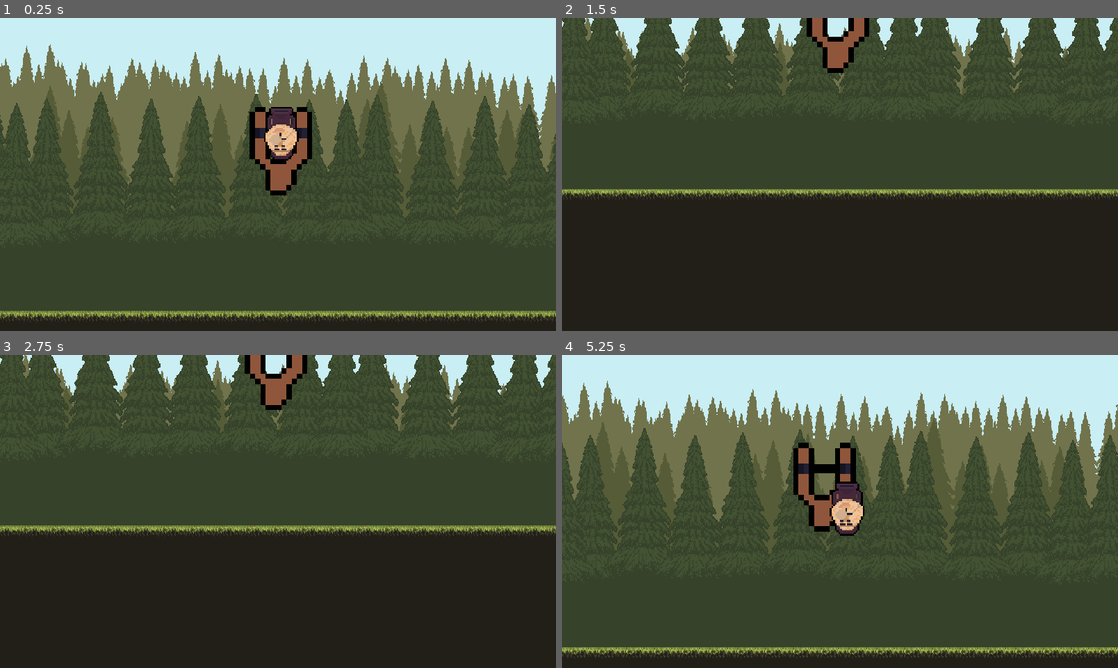
Above: before the commit, frames 1-4 (two rows, left to right).
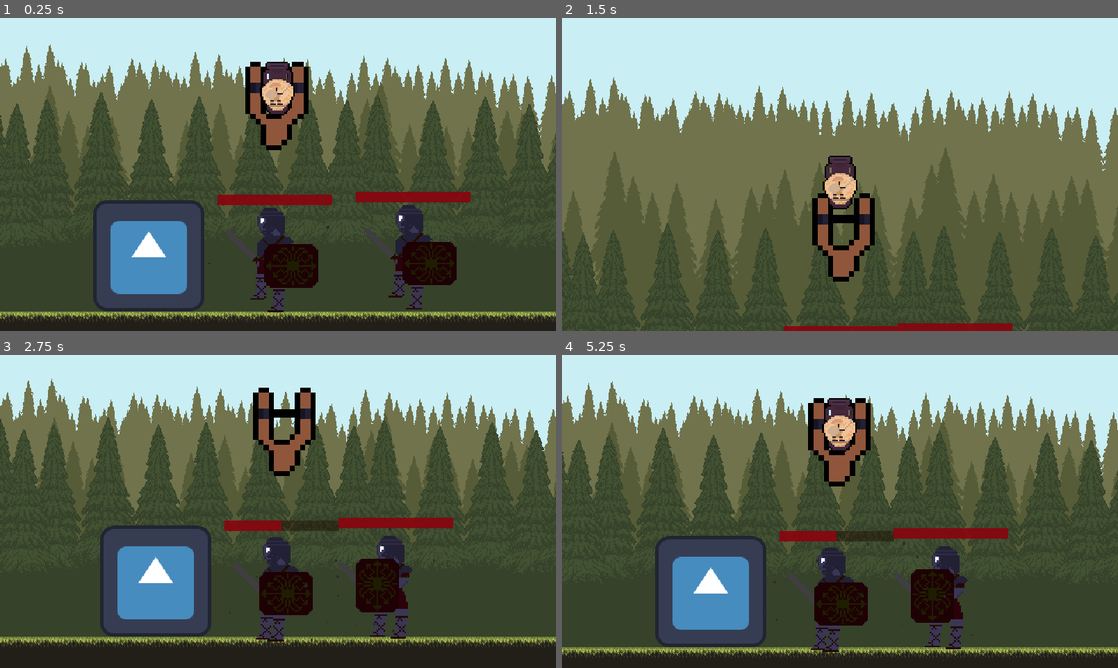
Above: after the commit, the same moments.

Repository: KasperKen/Assault-on-Archimedes
Game: Godot game, scene res://game.tscn
Two runs of this game, one before a commit and one after it. Both use one fixed random seed, a clock stepped at 60 frames per second and the inputs below. The engine's default icon, where the game draws it, is replaced by a stand-in: a white triangle on a blue panel in a dark square.
Inputs (mouse positions are in pixels of both pictures, inside the frame that each line leads up to):
- Up to frame 1 (0.25 s): no input
- Up to frame 2 (1.5 s): move the mouse to (840, 152) at 0.52 s; click (840, 152) at 0.6 s; move the mouse to (728, 190) at 1.27 s; click (728, 190) at 1.35 s
- Up to frame 3 (2.75 s): move the mouse to (333, 442) at 2.02 s; click (333, 442) at 2.1 s
- Up to frame 4 (5.25 s): tap Enter at 2.75 s; move the mouse to (812, 574) at 2.77 s; click (812, 574) at 2.85 s; move the mouse to (1006, 558) at 3.52 s; click (1006, 558) at 3.6 s; move the mouse to (673, 464) at 4.27 s; click (673, 464) at 4.35 s; move the mouse to (867, 511) at 5.02 s; click (867, 511) at 5.1 s

The runs differ from the first frame. In frame 1, 18% of the frame differs, in the area x 0-100%, y 14-98%; in frame 2, 96%, in the area x 0-100%, y 0-100%; in frame 3, 69%; in frame 4, 33%.

Commit message:
Added states to enemy soldiers

Diff:
--- a/game.tscn
+++ b/game.tscn
@@ -1,8 +1,12 @@
-[gd_scene load_steps=4 format=3 uid="uid://ce05yvtrl8myt"]
+[gd_scene load_steps=6 format=3 uid="uid://ce05yvtrl8myt"]
 
 [ext_resource type="PackedScene" uid="uid://mq3j3jq5yyom" path="res://scenes/maps/level1.tscn" id="1_q8p1b"]
 [ext_resource type="PackedScene" uid="uid://ye8htlc6tagg" path="res://scenes/roman_shadow/roman_shadow.tscn" id="4_tr8ev"]
+[ext_resource type="Texture2D" uid="uid://tflonxydx6cg" path="res://assets/icon.svg" id="4_wlnkl"]
 [ext_resource type="AudioStream" uid="uid://cnvikwbpbb5bd" path="res://assets/music/The_Warrior_Mage.wav" id="9_32orb"]
+
+[sub_resource type="RectangleShape2D" id="RectangleShape2D_v056o"]
+size = Vector2(111, 127.5)
 
 [node name="Game" type="Node2D"]
 
@@ -15,3 +19,19 @@
 
 [node name="AudioStreamPlayer" type="AudioStreamPlayer" parent="Level"]
 stream = ExtResource("9_32orb")
+
+[node name="CharacterBody2D" type="CharacterBody2D" parent="." groups=["Player"]]
+
+[node name="Icon" type="Sprite2D" parent="CharacterBody2D"]
+position = Vector2(118, -36)
+texture = ExtResource("4_wlnkl")
+
+[node name="CollisionShape2D" type="CollisionShape2D" parent="CharacterBody2D"]
+position = Vector2(130, -39)
+shape = SubResource("RectangleShape2D_v056o")
+
+[node name="ShadowOfRome" parent="." instance=ExtResource("4_tr8ev")]
+position = Vector2(255, -32)
+
+[node name="ShadowOfRome2" parent="." instance=ExtResource("4_tr8ev")]
+position = Vector2(423, -35)
--- a/project.godot
+++ b/project.godot
@@ -19,12 +19,12 @@
 
 window/size/viewport_width=640
 window/size/viewport_height=360
-window/size/mode=3
 window/size/resizable=false
 window/size/window_width_override=1280
 window/size/window_height_override=720
 window/stretch/mode="canvas_items"
 window/stretch/aspect="expand"
+window/stretch/scale_mode="integer"
 
 [dotnet]
 
--- a/scenes/camera/Camera.gd
+++ b/scenes/camera/Camera.gd
@@ -12,6 +12,7 @@
 @onready var DefaultCameraLocation : Marker2D = $"../DefaultCameraLocation"
 @onready var Slingshot : Node2D = $"../Slingshot"
 @onready var CameraBoundary : Area2D = %CameraBoundary
+
 
 var camera_state = CameraState.default
 var threshold: int = 45
@@ -33,8 +34,7 @@
 	current_pot = get_tree().get_first_node_in_group("PotProjectile")
 	if current_pot: connect_pot()
 	local_mouse_pos = get_viewport().get_mouse_position()
-	viewport_size = get_viewport().size
-	print_debug(local_mouse_pos)
+	viewport_size = get_viewport_rect().size
 
 
 	match camera_state:
@@ -42,16 +42,15 @@
 		CameraState.default:
 			if local_mouse_pos.x < threshold and left_scroll:
 				position.x -= step
-			elif local_mouse_pos.x >= (640) - threshold and right_scroll:
+			elif local_mouse_pos.x >= (viewport_size.x) - threshold and right_scroll:
 				position.x += step
 
 		CameraState.follow:
-			location(current_pot.global_position)
+			change_global_location(current_pot.global_position)
 
 
-func location(location):
+func change_global_location(location):
 	global_position = location
-
 
 
 func connect_pot():
@@ -78,7 +77,7 @@
 
 func _on_cooldown_finished():
 	camera_state = CameraState.default
-	location(DefaultCameraLocation.global_position)
+	change_global_location(DefaultCameraLocation.global_position)
 
 
 func _on_camera_boundary_body_entered(body):
--- a/scenes/camera/Camera.tscn
+++ b/scenes/camera/Camera.tscn
@@ -10,7 +10,6 @@
 
 [node name="Camera2D" type="Camera2D"]
 position = Vector2(3, 0)
-scale = Vector2(-1, -1)
 position_smoothing_enabled = true
 position_smoothing_speed = 25.0
 script = ExtResource("1_0nsjl")
--- a/scenes/maps/level1.tscn
+++ b/scenes/maps/level1.tscn
@@ -592,7 +592,7 @@
 position = Vector2(267, -128)
 
 [node name="Slingshot" parent="." instance=ExtResource("8_iljwq")]
-position = Vector2(265, -128)
+position = Vector2(260, -180)
 
 [node name="Camera" parent="." instance=ExtResource("8_qer8s")]
 position = Vector2(267, -129)
--- a/scenes/pot_projectile/PotProjectile.gd
+++ b/scenes/pot_projectile/PotProjectile.gd
@@ -4,6 +4,8 @@
 signal pot_impacted
 signal pot_thrown
 
+
+@export var dmg : int = 50
 
 # Called when the node enters the scene tree for the first time.
 func _ready():
@@ -21,5 +23,6 @@
 
 
 func _on_area_2d_body_entered(body):
+	if body.has_method("take_damage"): body.take_damage(dmg)
 	emit_signal("pot_impacted")
 	queue_free()
--- a/scenes/roman_shadow/roman_shadow.gd
+++ b/scenes/roman_shadow/roman_shadow.gd
@@ -1,14 +1,88 @@
 extends CharacterBody2D
 
 
-var speed = 1000.0
+signal death
+
+
+enum EnemyState{
+	walking,
+	attacking,
+	idle
+}
+
+
+@export var health : int = 100
+@export var speed = 3000.0
+
+@onready var AnimatedSprite : AnimatedSprite2D = $AnimationPlayer
+@onready var AttackTimer : Timer = $AttackTimer
+
+
+var current_state
+
 var direction = "left"
+var current_opponent : Node2D
+var dmg : int = 10
+var attack_timer_started = false
+
 
 func _ready():
 	if direction == "left":
 		speed *= -1
 
+	current_state = EnemyState.walking
+
+
 func _physics_process(delta):
-	velocity.x = speed * delta
+	$ProgressBar.value = health
+	match current_state:
 
-	move_and_slide()
+		EnemyState.walking:
+			AnimatedSprite.play("walk")
+			velocity.x = speed * delta
+			move_and_slide()
+
+		EnemyState.attacking:
+			if current_opponent: start_attack_timer()
+
+		EnemyState.idle:
+			AnimatedSprite.play("idle")
+
+
+
+func attack():
+	AnimatedSprite.play("attack")
+	if not current_opponent: return
+	if current_opponent.has_method("take_damage"):
+		current_opponent.take_damage(dmg)
+
+
+func start_attack_timer():
+	if attack_timer_started: return
+	attack_timer_started = true
+	AttackTimer.start()
+
+
+func take_damage(damage):
+	health -= damage
+	if health <= 0:
+		emit_signal("death")
+		queue_free()
+
+
+func _on_attack_area_body_entered(body):
+	if body.is_in_group("Player"):
+		current_opponent = body
+		current_state = EnemyState.attacking
+	else:
+		current_state = EnemyState.idle
+
+
+func _on_attack_area_body_exited(body):
+	current_state = EnemyState.walking
+	current_opponent = null
+
+
+func _on_attack_timer_timeout():
+	attack_timer_started = false
+	if current_opponent: attack()
--- a/scenes/roman_shadow/roman_shadow.tscn
+++ b/scenes/roman_shadow/roman_shadow.tscn
@@ -1,19 +1,23 @@
-[gd_scene load_steps=17 format=3 uid="uid://ye8htlc6tagg"]
+[gd_scene load_steps=20 format=3 uid="uid://ye8htlc6tagg"]
 
 [ext_resource type="Script" path="res://scenes/roman_shadow/roman_shadow.gd" id="1_aqns1"]
 [ext_resource type="Texture2D" uid="uid://cjo7dpg37aqst" path="res://assets/roman_shadow.png" id="1_ilb4q"]
 
-[sub_resource type="AtlasTexture" id="AtlasTexture_r1jqr"]
+[sub_resource type="AtlasTexture" id="AtlasTexture_gbw5q"]
 atlas = ExtResource("1_ilb4q")
 region = Rect2(0, 190, 96, 95)
 
-[sub_resource type="AtlasTexture" id="AtlasTexture_g7vih"]
+[sub_resource type="AtlasTexture" id="AtlasTexture_s30jn"]
 atlas = ExtResource("1_ilb4q")
 region = Rect2(96, 190, 96, 95)
 
-[sub_resource type="AtlasTexture" id="AtlasTexture_7bp7e"]
+[sub_resource type="AtlasTexture" id="AtlasTexture_y23nv"]
 atlas = ExtResource("1_ilb4q")
 region = Rect2(192, 190, 96, 95)
+
+[sub_resource type="AtlasTexture" id="AtlasTexture_hhnh5"]
+atlas = ExtResource("1_ilb4q")
+region = Rect2(288, 95, 96, 95)
 
 [sub_resource type="AtlasTexture" id="AtlasTexture_dv3nt"]
 atlas = ExtResource("1_ilb4q")
@@ -51,17 +55,20 @@
 animations = [{
 "frames": [{
 "duration": 1.0,
-"texture": SubResource("AtlasTexture_r1jqr")
+"texture": SubResource("AtlasTexture_gbw5q")
 }, {
 "duration": 1.0,
-"texture": SubResource("AtlasTexture_g7vih")
+"texture": SubResource("AtlasTexture_s30jn")
 }, {
 "duration": 1.0,
-"texture": SubResource("AtlasTexture_7bp7e")
+"texture": SubResource("AtlasTexture_y23nv")
+}, {
+"duration": 1.0,
+"texture": SubResource("AtlasTexture_hhnh5")
 }],
-"loop": true,
+"loop": false,
 "name": &"attack",
-"speed": 57.0
+"speed": 7.0
 }, {
 "frames": [{
 "duration": 1.0,
@@ -99,26 +106,67 @@
 }]
 
 [sub_resource type="RectangleShape2D" id="RectangleShape2D_ynpju"]
-size = Vector2(24, 59)
+size = Vector2(25, 21)
 
 [sub_resource type="RectangleShape2D" id="RectangleShape2D_haepp"]
 size = Vector2(40, 53)
+
+[sub_resource type="StyleBoxFlat" id="StyleBoxFlat_kc4ln"]
+bg_color = Color(0.105882, 0.0431373, 0, 0.466667)
+
+[sub_resource type="StyleBoxFlat" id="StyleBoxFlat_imhxu"]
+bg_color = Color(0.603922, 0, 0.0588235, 0.776471)
 
 [node name="ShadowOfRome" type="CharacterBody2D"]
 scale = Vector2(2, 2)
 script = ExtResource("1_aqns1")
 
-[node name="AnimatedSprite2D" type="AnimatedSprite2D" parent="."]
+[node name="AnimationPlayer" type="AnimatedSprite2D" parent="."]
 sprite_frames = SubResource("SpriteFrames_bccmd")
 animation = &"walk"
-frame_progress = 0.729016
+frame_progress = 0.0641377
 
 [node name="AttackArea" type="Area2D" parent="."]
 
 [node name="AttackBox" type="CollisionShape2D" parent="AttackArea"]
-position = Vector2(-18, -4.5)
+position = Vector2(-20.5, -4)
 shape = SubResource("RectangleShape2D_ynpju")
 
 [node name="HurtBox" type="CollisionShape2D" parent="."]
 position = Vector2(13, -2.5)
 shape = SubResource("RectangleShape2D_haepp")
+
+[node name="AttackTimer" type="Timer" parent="."]
+wait_time = 1.5
+one_shot = true
+
+[node name="ProgressBar" type="ProgressBar" parent="."]
+offset_left = -27.5
+offset_top = -37.5
+offset_right = 38.5
+offset_bottom = -31.5
+theme_override_styles/background = SubResource("StyleBoxFlat_kc4ln")
+theme_override_styles/fill = SubResource("StyleBoxFlat_imhxu")
+value = 90.0
+show_percentage = false
+
+[node name="CPUParticles2D" type="CPUParticles2D" parent="."]
+emission_shape = 2
+emission_sphere_radius = 38.91
+direction = Vector2(0, 0)
+spread = 180.0
+gravity = Vector2(0, 0)
+orbit_velocity_min = 0.01
+orbit_velocity_max = 0.02
+linear_accel_min = -100.0
+linear_accel_max = 9.09
+radial_accel_min = -100.0
+radial_accel_max = 100.0
+scale_amount_max = 3.0
+color = Color(0.160784, 0.160784, 0.160784, 0.882353)
+anim_speed_min = 45.13
+anim_speed_max = 77.58
+
+[connection signal="body_entered" from="AttackArea" to="." method="_on_attack_area_body_entered"]
+[connection signal="body_exited" from="AttackArea" to="." method="_on_attack_area_body_exited"]
+[connection signal="timeout" from="AttackTimer" to="." method="_on_attack_timer_timeout"]
--- a/scenes/slingshot/slingshot.gd
+++ b/scenes/slingshot/slingshot.gd
@@ -26,7 +26,7 @@
 var aiming : bool = false
 var current_state
 var ready_to_fire : bool = true
-var cooldown_timer_active : bool = false
+var cooldown_timer_inactive : bool = true
 var pot_projectile
 
 
@@ -68,7 +68,8 @@
 
 
 		SlingshotState.cooldown:
-			start_cooldown_timer()
+			if cooldown_timer_inactive and not ready_to_fire:
+				start_cooldown_timer()
 			if ready_to_fire:
 				spawn_pot()
 				current_state = SlingshotState.idle
@@ -82,9 +83,8 @@
 
 
 func start_cooldown_timer():
-	if not cooldown_timer_active:
-		CooldownTimer.start()
-	cooldown_timer_active = true
+	CooldownTimer.start()
+	cooldown_timer_inactive = false
 
 
 func fire(projectile, velocity, distance):
@@ -111,7 +111,7 @@
 
 func _on_sling_cooldown_timeout():
 	ready_to_fire = true
-	cooldown_timer_active = false
+	cooldown_timer_inactive = true
 	emit_signal("cooldown_finished")
 
 
